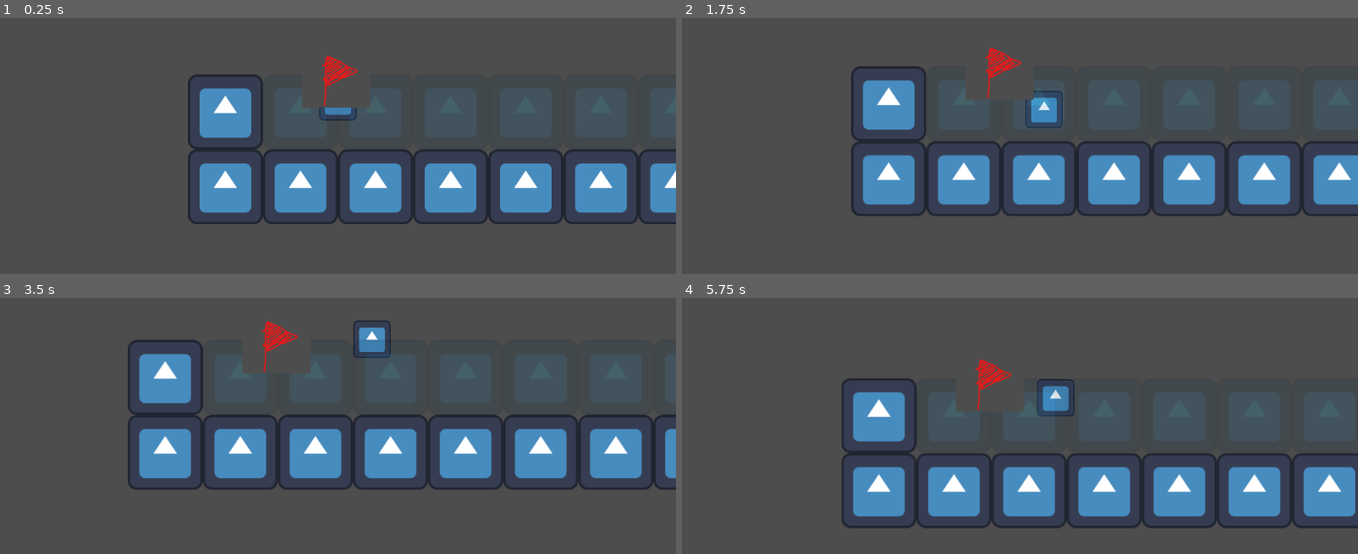
Above: before the commit, frames 1-4 (two rows, left to right).
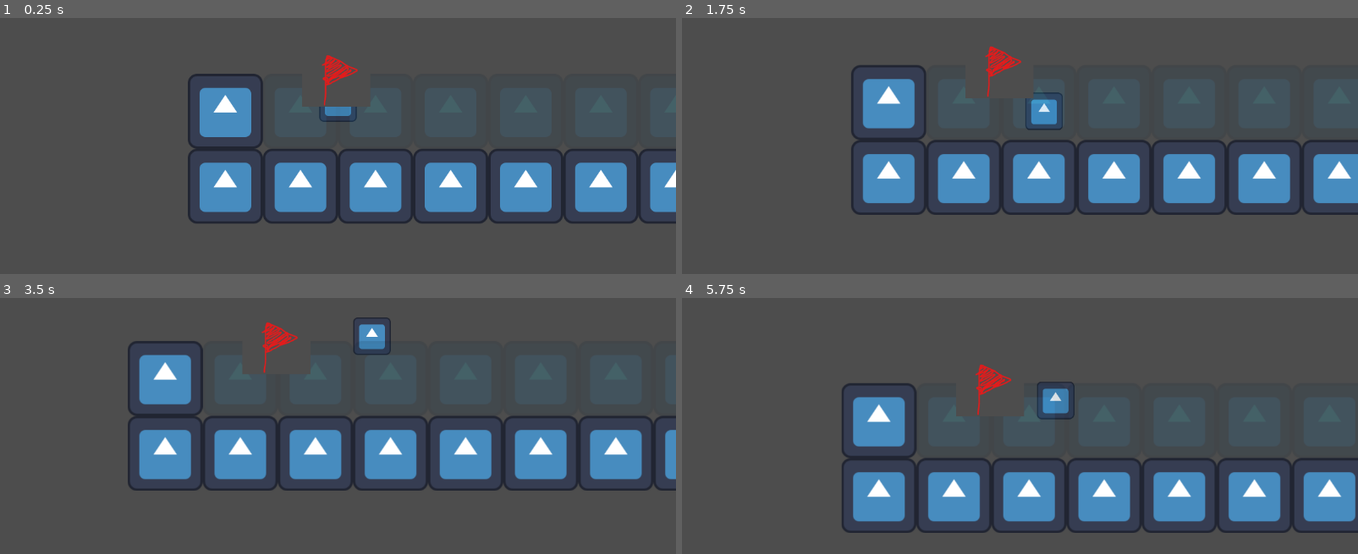
Above: after the commit, the same moments.

Repository: RadiatingDucks/between-breaths-game
Game: Godot game, scene res://Scenes/level_1.tscn
The game is run twice, just before and just after one commit, with the same random seed, the same clock (stepped at 60 frames per second) and the same inputs. The engine's default icon, where the game draws it, is replaced by a stand-in: a white triangle on a blue panel in a dark square.
Inputs:
- Up to frame 1 (0.25 s): no input
- Up to frame 2 (1.75 s): hold D (move_right) from 0.53 s (still down); tap W (jump) at 0.6, 0.77, 1.07, 1.52, 1.55 s; tap R at 1.35 s
- Up to frame 3 (3.5 s): tap W (jump) at 1.82, 2.1, 3.02, 3.05, 3.32 s; release D (move_right) at 2.03 s; hold A (move_left) 2.03-2.78 s; hold D (move_right) from 2.78 s (still down); tap R at 2.85 s
- Up to frame 4 (5.75 s): tap W (jump) at 3.6, 3.77, 4.07, 4.52, 4.55, 4.82, 5.1 s; release D (move_right) at 4.28 s; hold A (move_left) 4.28-5.03 s; tap R at 4.35 s; hold D (move_right) from 5.03 s (still down)

The runs differ from the first frame. In frame 1, 1.5% of the frame differs, in the area x 28-100%, y 14-81%; in frame 2, 2.9%; in frame 3, 2.4%; in frame 4, 7.7%, in the area x 23-100%, y 24-92%.

Commit message:
More code and some level changes

Diff:
--- a/godot-game-between-breaths/Scenes/level_1.tscn
+++ b/godot-game-between-breaths/Scenes/level_1.tscn
@@ -35,7 +35,7 @@
 [node name="TileMap" type="TileMap" parent="."]
 tile_set = SubResource("TileSet_7p6j4")
 format = 2
-layer_0/tile_data = PackedInt32Array(131070, 0, 0, 131071, 0 …(232 unchanged characters)… 0, 0, 65553, 0, 0, 65554, 0, 0, 18, 0, 0)
+layer_0/tile_data = PackedInt32Array(131070, 0, 0, 131071, 0 …(232 unchanged characters)… 0, 0, 65553, 0, 0, 65554, 0, 0, 18, 0, 0, -65523, 0, 0, -131059, 0, 0, -65528, 0, 0)
 
 [node name="water" type="TileMap" parent="."]
 modulate = Color(0.33, 0.910667, 1, 0.509804)
--- a/godot-game-between-breaths/Scripts/mango_character_script.gd
+++ b/godot-game-between-breaths/Scripts/mango_character_script.gd
@@ -6,11 +6,11 @@
 @export var max_speed: = 350
 @export var acceleration: = 1000
 @export var air_acceleration: = 1500
-@export var friction: = 1000
+@export var friction: = 1200
 @export var air_friction: = 500
-@export var up_gravity: = 1400
-@export var down_gravity: = 1400
-@export var jump_amount: = -700
+@export var up_gravity: = 1500
+@export var down_gravity: = 1500
+@export var jump_amount: = -750
 
 @export var state := STATES.MOVE
 
--- a/godot-game-between-breaths/prefabs/mango.tscn
+++ b/godot-game-between-breaths/prefabs/mango.tscn
@@ -1,14 +1,14 @@
 [gd_scene load_steps=9 format=3 uid="uid://bu7txl8dqc27c"]
 
 [ext_resource type="Script" uid="uid://cg2qxhp5tayq1" path="res://Scripts/mango_character_script.gd" id="1_7aa1i"]
-[ext_resource type="Texture2D" uid="uid://cf7dhhh8npsmt" path="res://icon.svg" id="2_gqx06"]
+[ext_resource type="Texture2D" uid="uid://cf7dhhh8npsmt" path="res://icon.svg" id="2_7aa1i"]
 
 [sub_resource type="RectangleShape2D" id="RectangleShape2D_7p6j4"]
 
 [sub_resource type="RectangleShape2D" id="RectangleShape2D_7aa1i"]
 
-[sub_resource type="Animation" id="Animation_7aa1i"]
-resource_name = "idle"
+[sub_resource type="Animation" id="Animation_gqx06"]
+length = 0.001
 tracks/0/type = "value"
 tracks/0/imported = false
 tracks/0/enabled = true
@@ -22,8 +22,8 @@
 "values": [0]
 }
 
-[sub_resource type="Animation" id="Animation_gqx06"]
-length = 0.001
+[sub_resource type="Animation" id="Animation_7aa1i"]
+resource_name = "idle"
 tracks/0/type = "value"
 tracks/0/imported = false
 tracks/0/enabled = true
@@ -61,12 +61,11 @@
 
 [node name="mango" type="CharacterBody2D"]
 script = ExtResource("1_7aa1i")
-friction = 1700
 metadata/_edit_group_ = true
 
 [node name="Sprite2D" type="Sprite2D" parent="."]
 scale = Vector2(0.5, 0.5)
-texture = ExtResource("2_gqx06")
+texture = ExtResource("2_7aa1i")
 
 [node name="CollisionShape2D" type="CollisionShape2D" parent="."]
 scale = Vector2(3, 3)
Not shown, removed: godot-game-between-breaths/export_presets.cfg
Binary file added: godot-game-between-breaths/mangoPic.png
Not shown, added: godot-game-between-breaths/mangoPic.png.import
Not shown, added: godot-game-between-breaths/mangoPic.piskel
